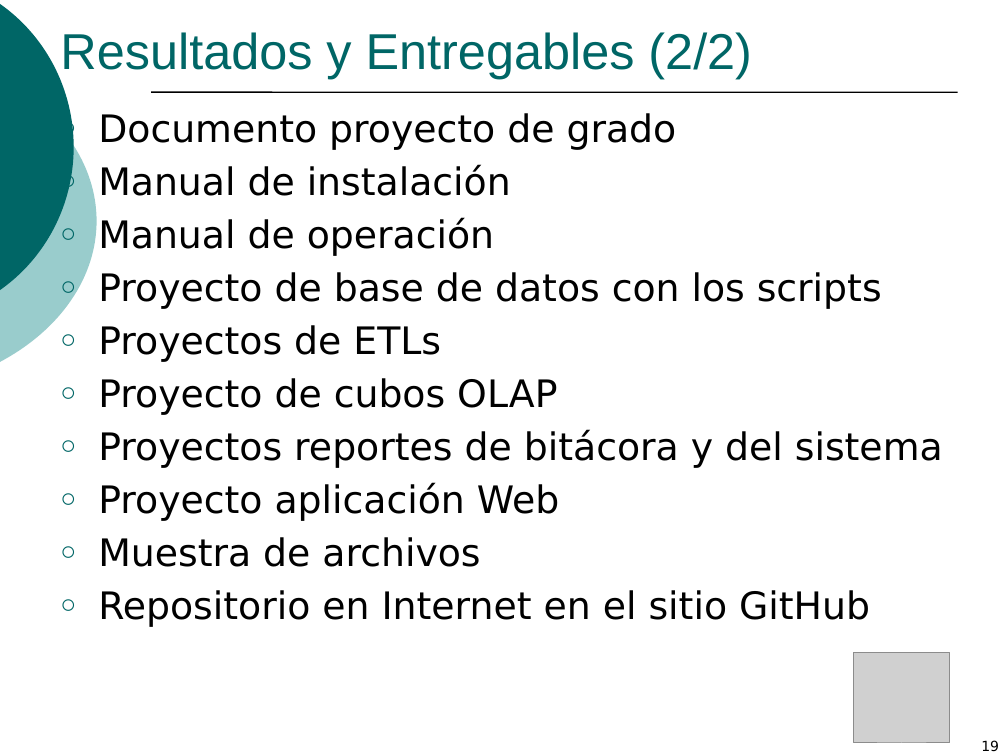
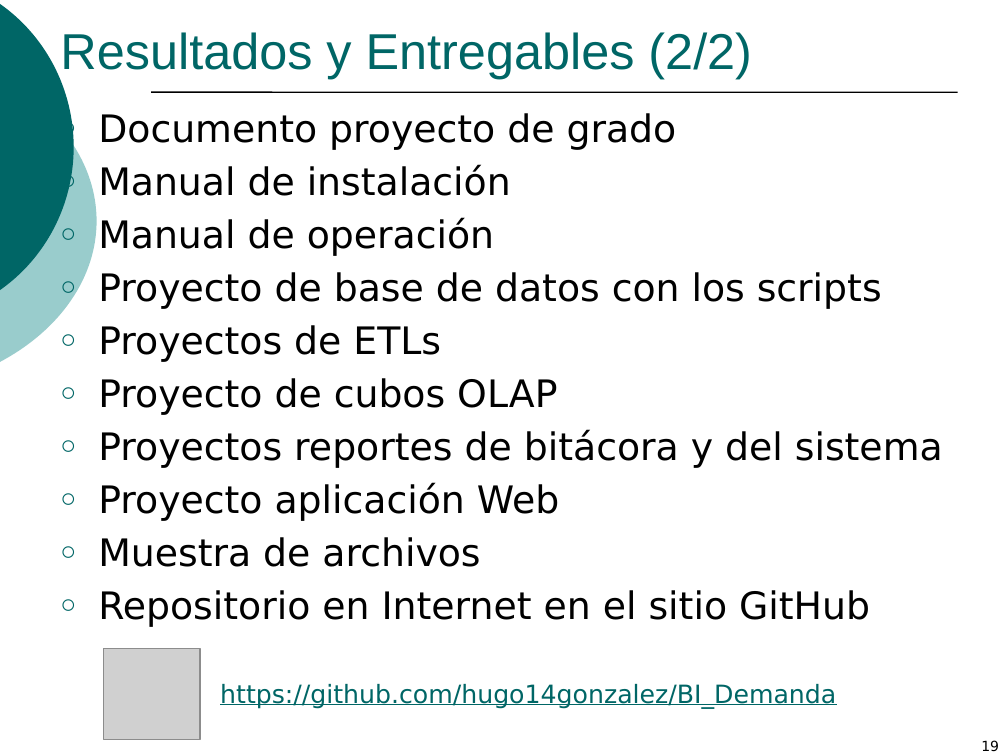
Before and after one commit to hugo14gonzalez/BI_Demanda, a slide deck: slide 19 of Doc/Proyecto/Presentacion_DemandaBI.pptx. Drawn at 1008x756 pixels with LibreOffice and Linux fonts; fonts in the diff are those of the drawing; grey boxes stand for pictures. Boxes give left, top, right and bottom in pixels: in the first picture for what was removed or moved away, otherwise in the second. Text is boxed around its words. In the diff, an @@ line names an element or a change of style, - is before the commit and + after.

```diff
--- a/Doc/Proyecto/Presentacion_DemandaBI.pptx
+++ b/Doc/Proyecto/Presentacion_DemandaBI.pptx
@@ picture moved from (x1=853, y1=652, x2=950, y2=743) to (x1=104, y1=648, x2=201, y2=739) @@
@@ text added at (x1=220, y1=684, x2=836, y2=709), 18 pt, text #006666, underline @@
+https://github.com/hugo14gonzalez/BI_Demanda
```
Also in this commit, not shown: 1 other slide changed, 3 other files.
